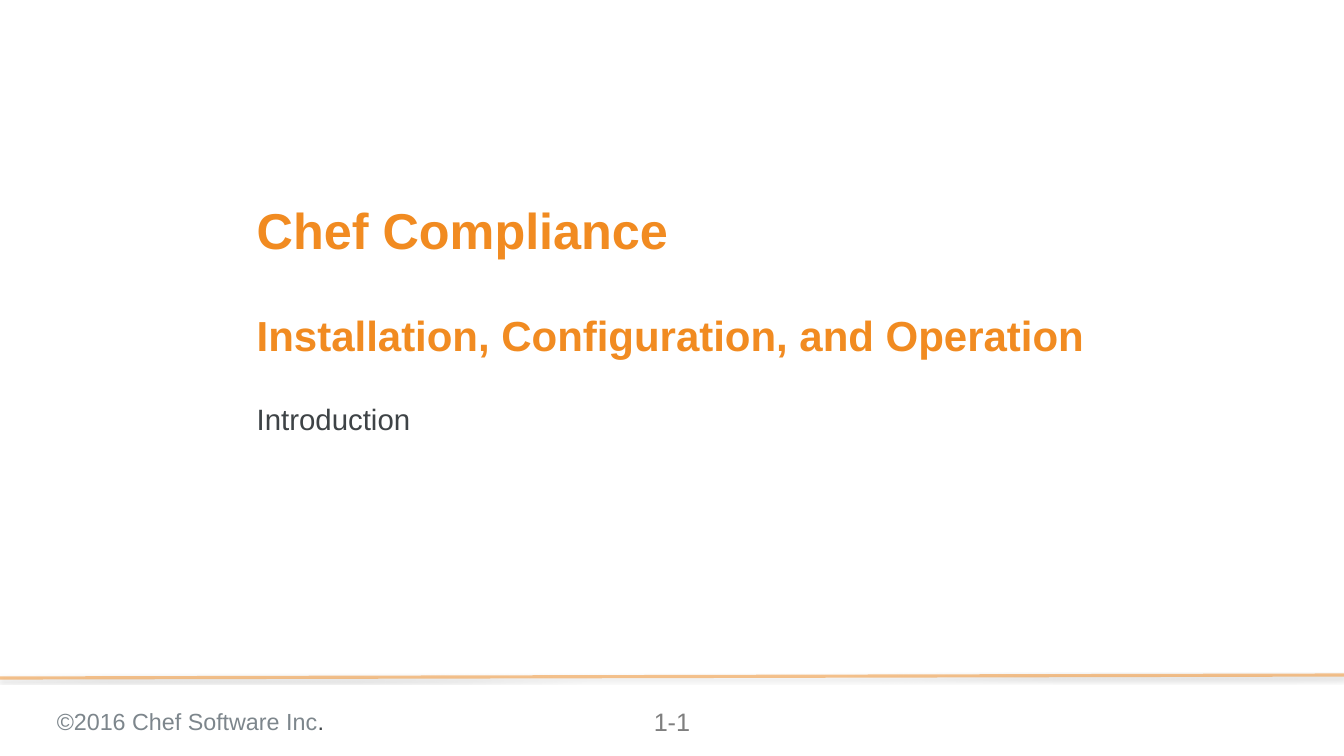
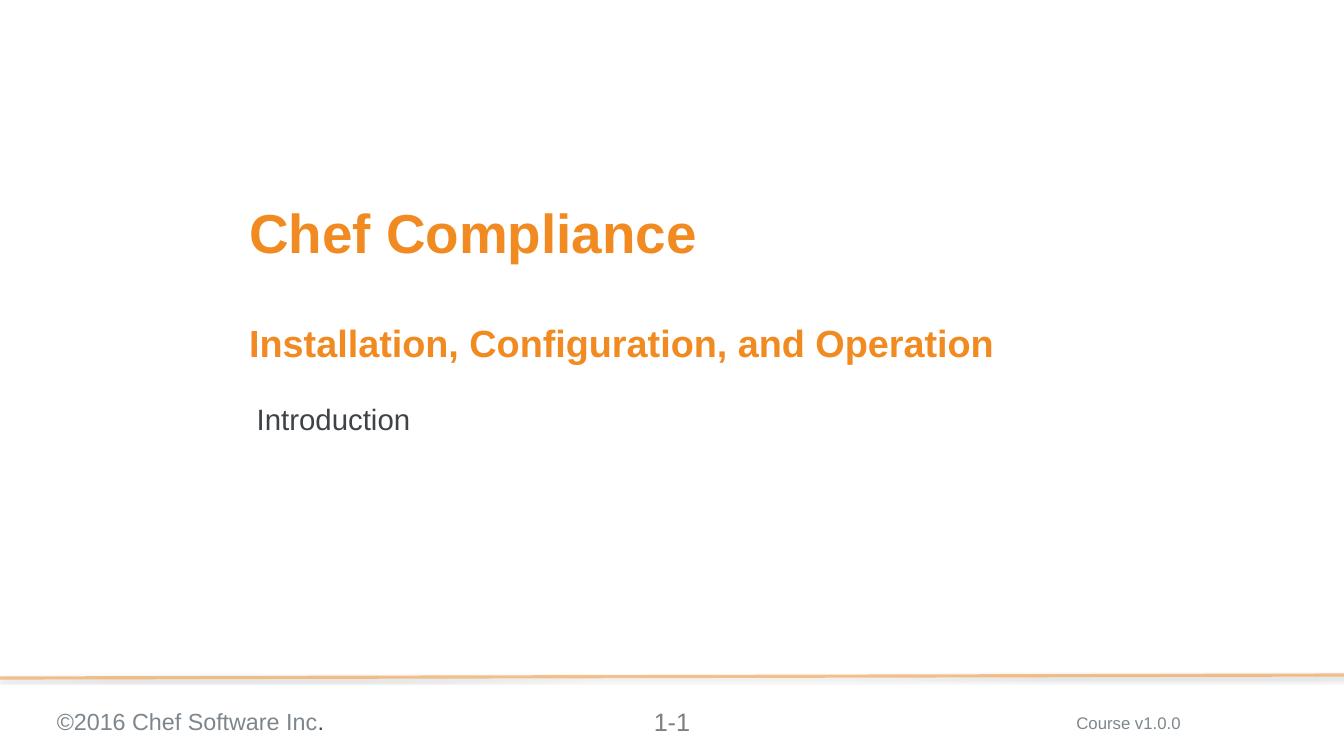
Before and after one commit to bchamby/chef-compliance-installation-configuration-operation, a slide deck: slide 1 of 01-Intro.pptx. Drawn at 1344x756 pixels with LibreOffice and Linux fonts; fonts in the diff are those of the drawing; background and template pictures are left out. Boxes give left, top, right and bottom in pixels: in the first picture for what was removed or moved away, otherwise in the second. Text is boxed around its words. In the diff, an @@ line names an element or a change of style, - is before the commit and + after.

```diff
--- a/01-Intro.pptx
+++ b/01-Intro.pptx
@@ title "Chef Compliance Installation, Configuration, and ..." at bbox=[249, 213, 993, 364]: size 48 to 52.2 pt in "Chef Compliance"; size 40 to 36 pt in "Installation, Configuration, and Operation"; vertical alignment middle to top @@
@@ text added at bbox=[1076, 717, 1181, 729], 16 pt, text #7D868C @@
+Course v1.0.0
```
